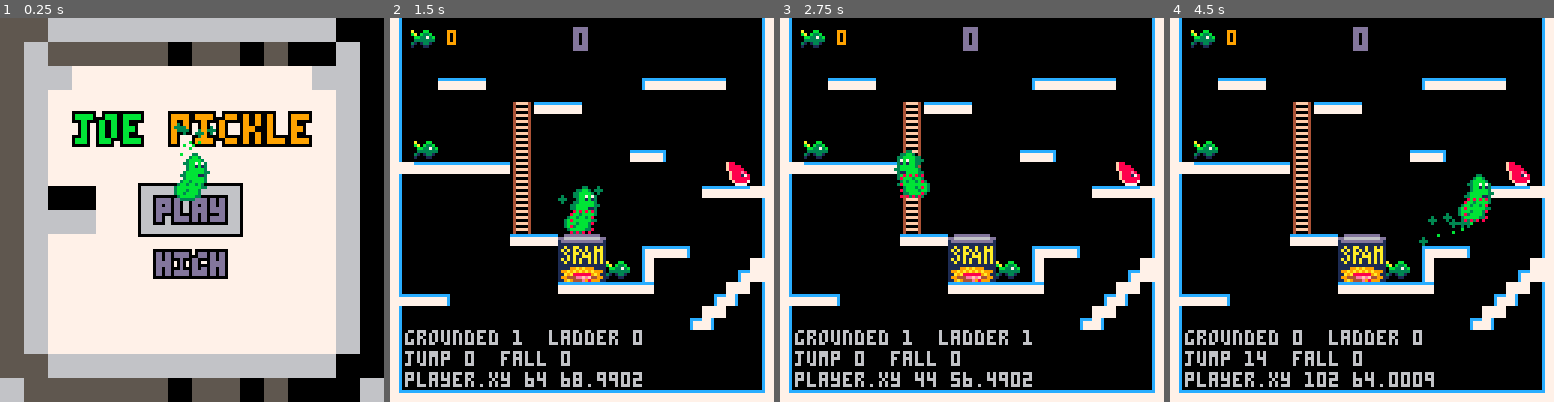
Above: before the commit, frames 1-4 (left to right).
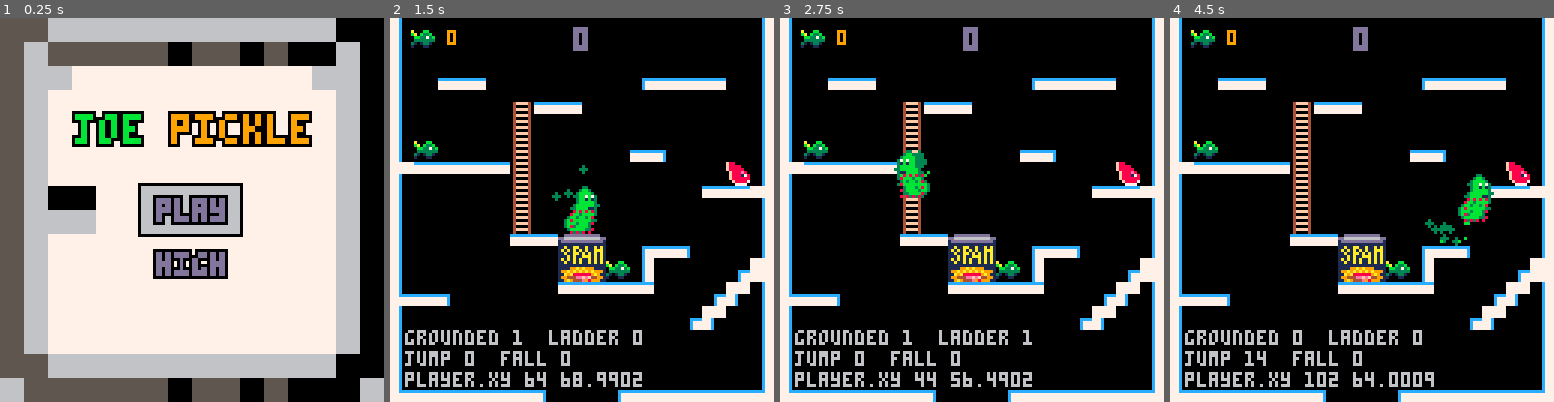
Above: after the commit, the same moments.

Repository: Niarkou/Open-jam-2018
Game: PICO-8 cartridge Openjam2018.p8
Two runs of this game, one before a commit and one after it. Both use one fixed random seed, a clock stepped at 60 frames per second and the inputs below.
Inputs:
- Up to frame 1 (0.25 s): no input
- Up to frame 2 (1.5 s): tap O (Z key) at 0.33, 0.7, 1.43 s; tap X (X key) at 1.07 s
- Up to frame 3 (2.75 s): hold Left 1.97-2.37 s; tap X (X key) at 2.07, 2.4, 2.73 s; tap O (Z key) at 2.22 s; hold Down from 2.42 s (still down)
- Up to frame 4 (4.5 s): release Down at 2.82 s; hold Right 2.87-3.53 s; tap X (X key) every 0.33 s from 3.07 to 4.4 s; tap O (Z key) at 3.1, 3.98 s; hold Up 3.58-4.08 s; hold Right from 4.13 s (still down)

The runs differ from the first frame. In frame 1, 0.9% of the frame differs, in the area x 45-57%, y 27-48%; in frame 2, 0.8%; in frame 3, 0.7%; in frame 4, 1.0%, in the area x 39-79%, y 50-100%.

Commit message:
Hole in the ground that wraps around.

Diff:
--- a/Openjam2018.p8
+++ b/Openjam2018.p8
@@ -202,6 +202,9 @@
         if abs(dy) < 0.00625 then return end
     end
     player.y += dy
+    if player.y > 128 + 16 then
+        player.y -= 128 + 16
+    end
 end
 
 function update_player()
@@ -472,7 +475,7 @@
 0a0000000000000000000000060e000900000000000000000000000000000000000000000000000000000000000000000000000000000000000000000000000000000000000000000000000000000000000000000000000000000000000000000000000000000000000000000000000000000000000000000000000000000000
 0a00000000000000000000000000000900000000000000000000000000000000000000000000000000000000000000000000000000000000000000000000000000000000000000000000000000000000000000000000000000000000000000000000000000000000000000000000000000000000000000000000000000000000
 0a00000000000000000000000000000900000000000000000000000000000000000000000000000000000000000000000000000000000000000000000000000000000000000000000000000000000000000000000000000000000000000000000000000000000000000000000000000000000000000000000000000000000000
-0b08080808080808080808080808080c00000000000000000000000000000000000000000000000000000000000000000000000000000000000000000000000000000000000000000000000000000000000000000000000000000000000000000000000000000000000000000000000000000000000000000000000000000000
+0b08080808080500000608080808080c00000000000000000000000000000000000000000000000000000000000000000000000000000000000000000000000000000000000000000000000000000000000000000000000000000000000000000000000000000000000000000000000000000000000000000000000000000000
 0000000000000000000000000000000000000000000000000000000000000000000000000000000000000000000000000000000000000000000000000000000000000000000000000000000000000000000000000000000000000000000000000000000000000000000000000000000000000000000000000000000000000000
 0000000000000000000000000000000000000000000000000000000000000000000000000000000000000000000000000000000000000000000000000000000000000000000000000000000000000000000000000000000000000000000000000000000000000000000000000000000000000000000000000000000000000000
 0000000000000000000000000000000000000000000000000000000000000000000000000000000000000000000000000000000000000000000000000000000000000000000000000000000000000000000000000000000000000000000000000000000000000000000000000000000000000000000000000000000000000000
